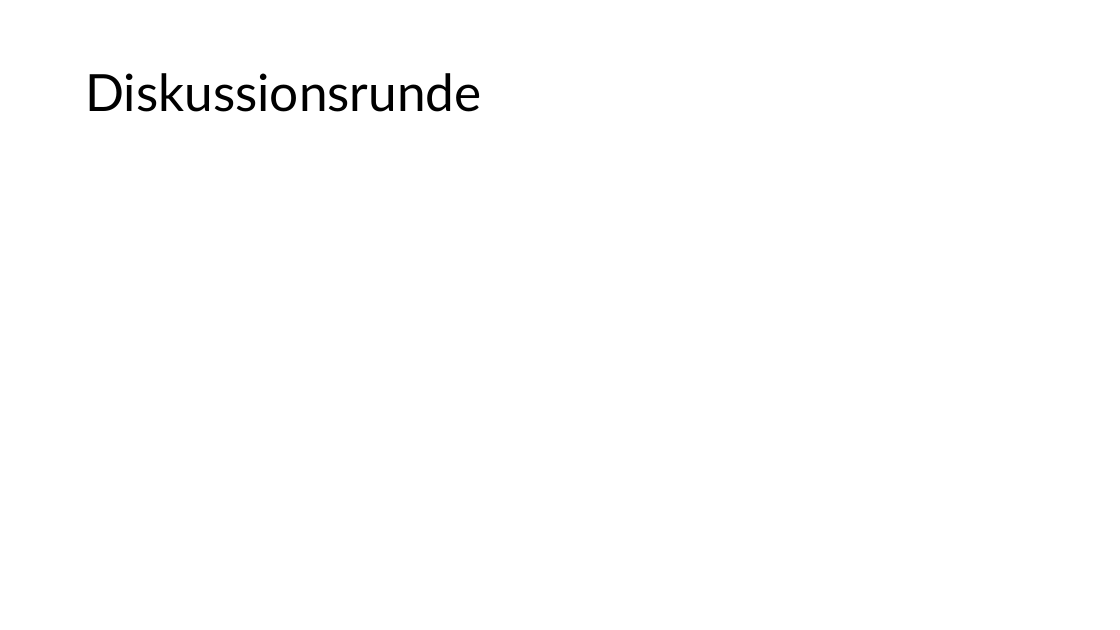
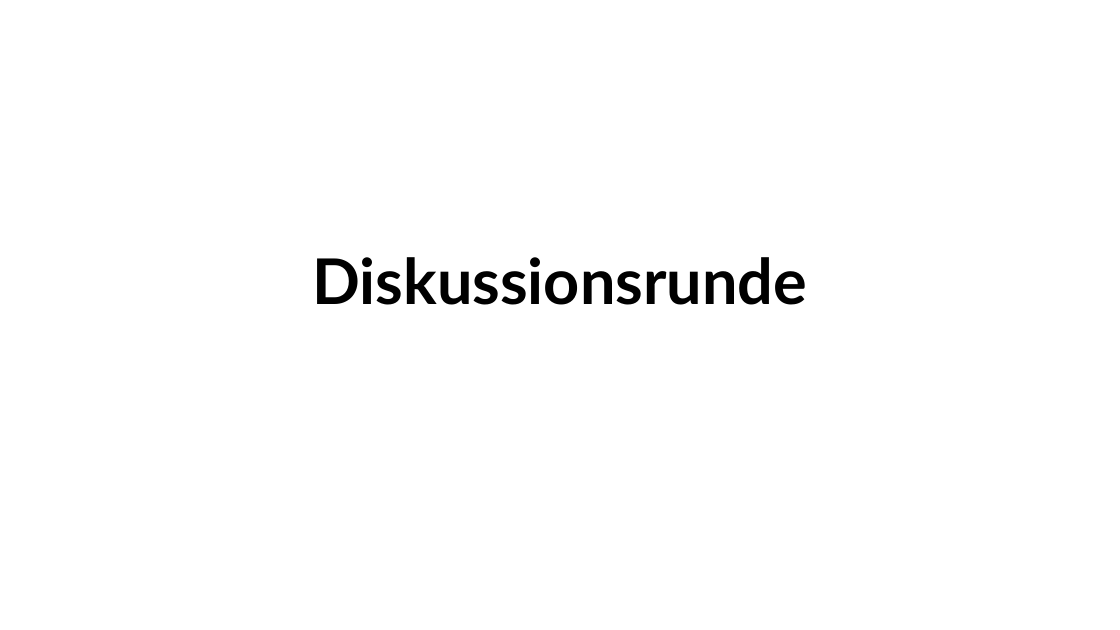
Before and after one commit to w0fl/w0fl, a slide deck: slide 19 of Simulation und Modellierung in der Medizininformatik.pptx (slide 10 before the commit). Drawn at 1120x630 pixels with LibreOffice and Linux fonts; fonts in the diff are those of the drawing. Boxes give left, top, right and bottom in pixels: in the first picture for what was removed or moved away, otherwise in the second. Text is boxed around its words. In the diff, an @@ line names an element or a change of style, - is before the commit and + after.

Commit message:
xx

```diff
--- a/Simulation und Modellierung in der Medizininformatik.pptx
+++ b/Simulation und Modellierung in der Medizininformatik.pptx
@@ title "Diskussionsrunde": place and size @@
-title "Diskussionsrunde" at [85, 73, 481, 112]
+title "Diskussionsrunde" at [312, 257, 807, 305]
@@ title "Diskussionsrunde" at [312, 257, 807, 305]: size 44 to 54 pt, bold on; alignment left to centre; vertical alignment middle to bottom @@
```
Also in this commit, not shown: 4 other slides changed, 13 slides added, 4 slides removed.
